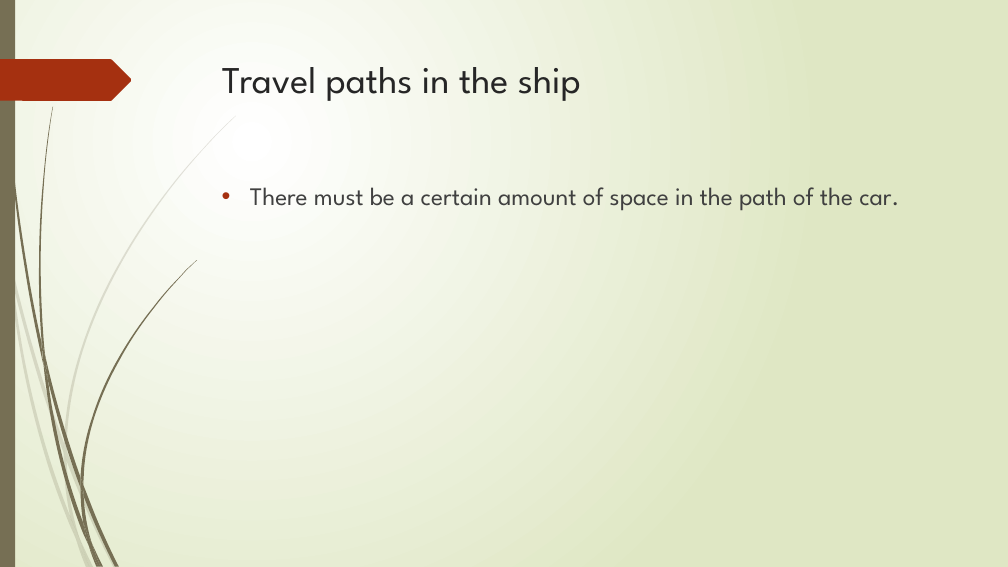
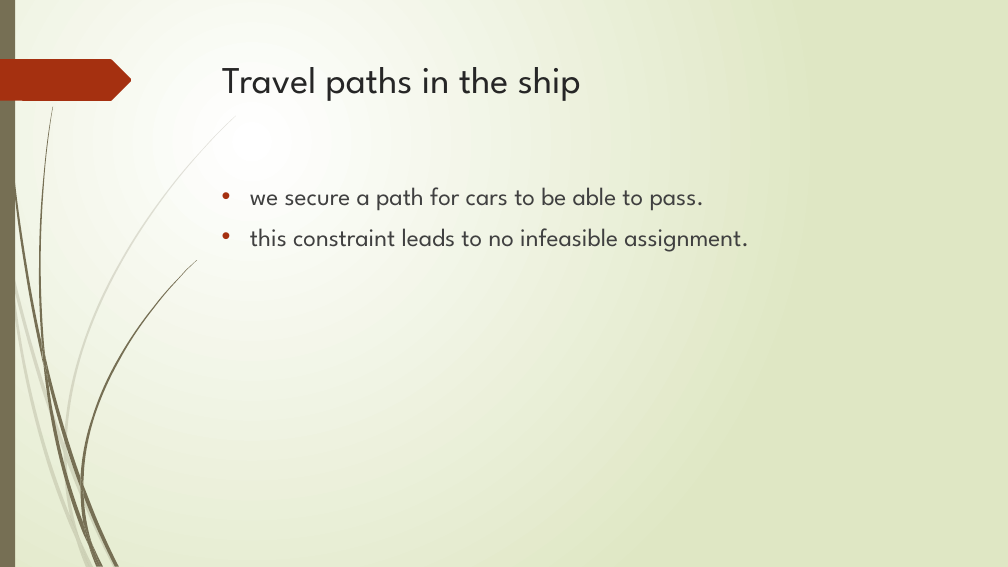
Before and after one commit to r-kurosu/kline_new, a slide deck: slide 16 of 中間報告.pptx. Drawn at 1008x567 pixels with LibreOffice and Linux fonts; fonts in the diff are those of the drawing. Boxes give left, top, right and bottom in pixels: in the first picture for what was removed or moved away, otherwise in the second. Text is boxed around its words. In the diff, an @@ line names an element or a change of style, - is before the commit and + after.

```diff
--- a/中間報告.pptx
+++ b/中間報告.pptx
@@ text at [250, 187, 749, 252]: text changed @@
-• There must be a certain amount of space in the path of the car.
+• we secure a path for cars to be able to pass.
+• this constraint leads to no infeasible assignment.
```
Also in this commit, not shown: 11 other slides changed, 1 slide removed.
